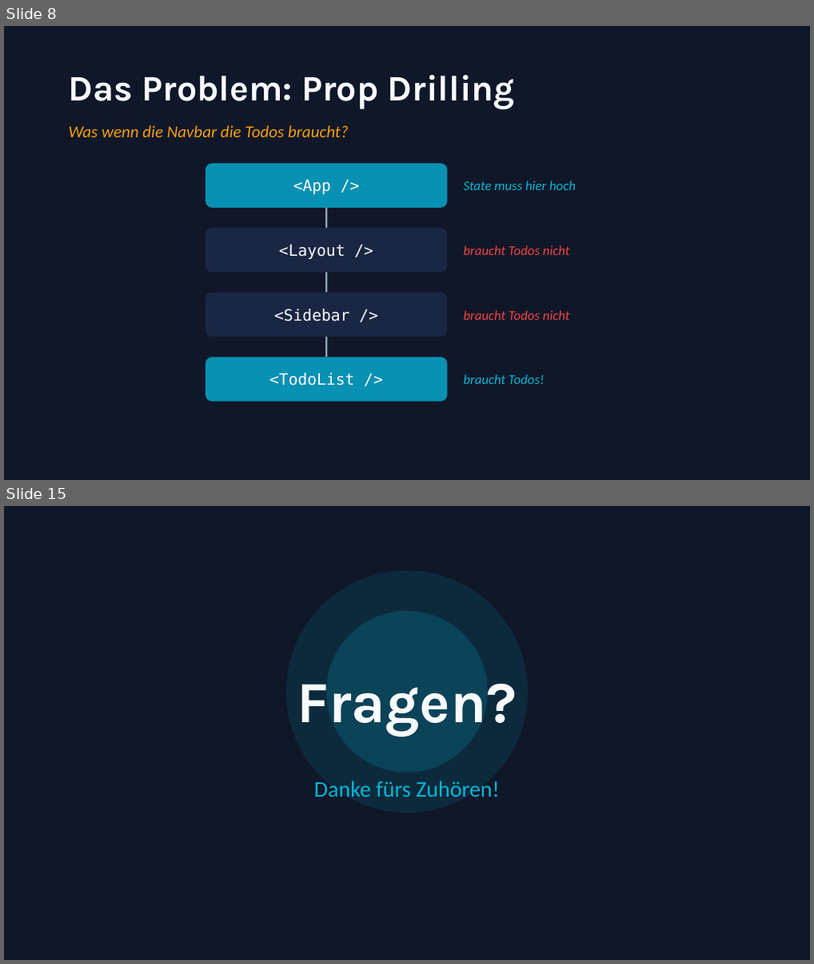
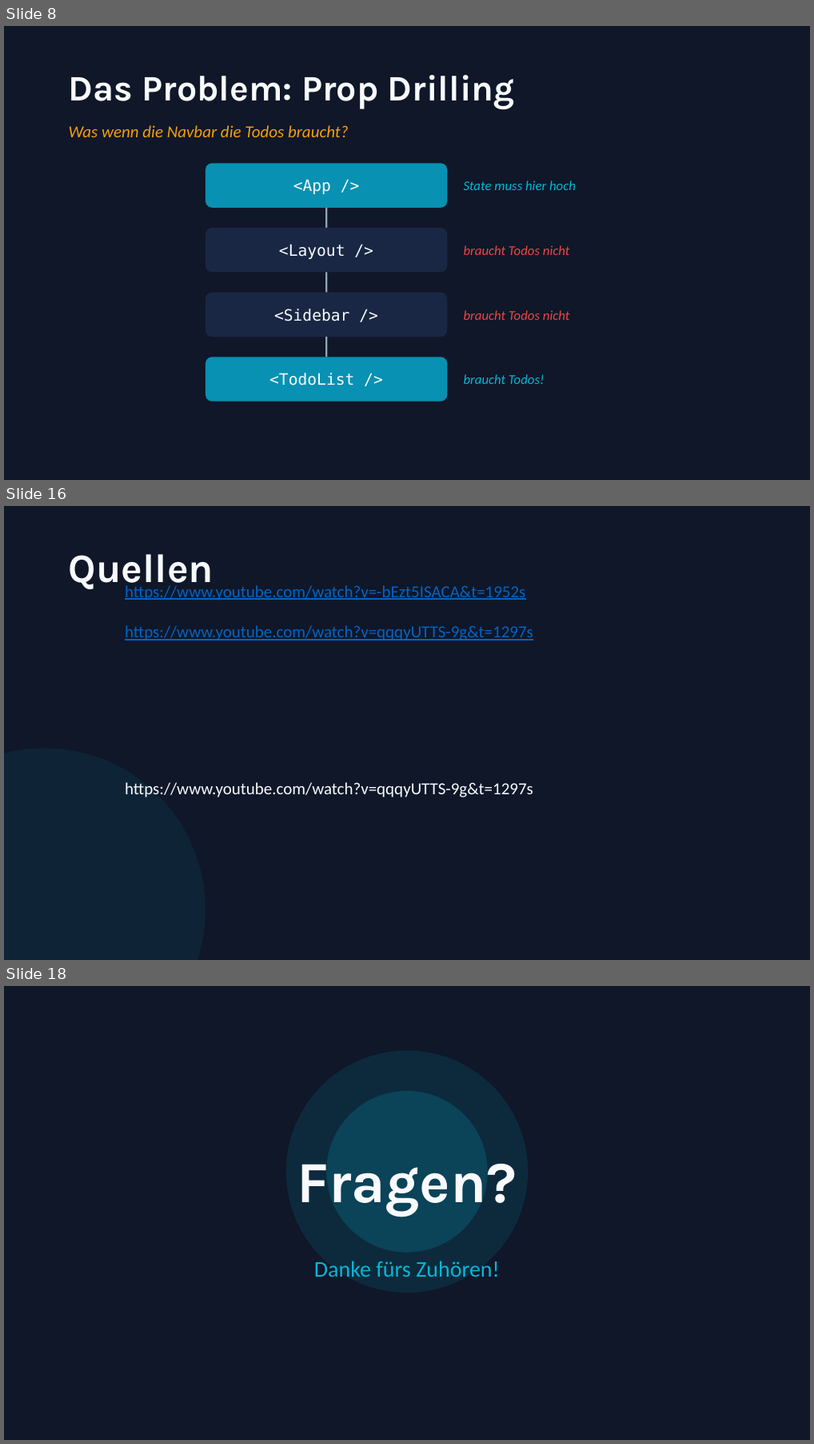
Before and after one commit to trungvt138/medieninformatik, a slide deck: WebProgramming/6.Termin/state-management-react.pptx. Shown one above the other, each under a label of ours: slides 8 and 15 before the commit, slides 8, 16 and 18 after it; the slides between them are not shown. The pictures are 814x964 and 814x1444 pixels, drawn with LibreOffice and Linux fonts; fonts in the diff are those of the drawing. Boxes give left, top, right and bottom in pixels: in the first picture for what was removed or moved away, otherwise in the second. Text is boxed around its words. In the diff, an @@ line names an element or a change of style, - is before the commit and + after.

```diff
--- a/WebProgramming/6.Termin/state-management-react.pptx
+++ b/WebProgramming/6.Termin/state-management-react.pptx
@@ slide 16 added at bbox=[4, 506, 810, 960], background #0F1729 @@
@@ text added at bbox=[69, 554, 214, 592], 36 pt, text #F8FAFC, bold @@
+Quellen
@@ text added at bbox=[125, 585, 534, 640], 15 pt, text #0563C1, underline @@
+https://www.youtube.com/watch?v=-bEzt5ISACA&t=1952s
+https://www.youtube.com/watch?v=qqqyUTTS-9g&t=1297s
@@ ellipse added at bbox=[4, 748, 206, 960], fill #06B6D4 at 8% opacity @@
@@ text added at bbox=[125, 782, 534, 797], 15 pt, text #F8FAFC @@
+https://www.youtube.com/watch?v=qqqyUTTS-9g&t=1297s
@@ what was slide 15 is now slide 18 @@
```
Also in this commit, not shown: 5 slides changed, 3 other slides added, 1 slide removed, 18 other files.
